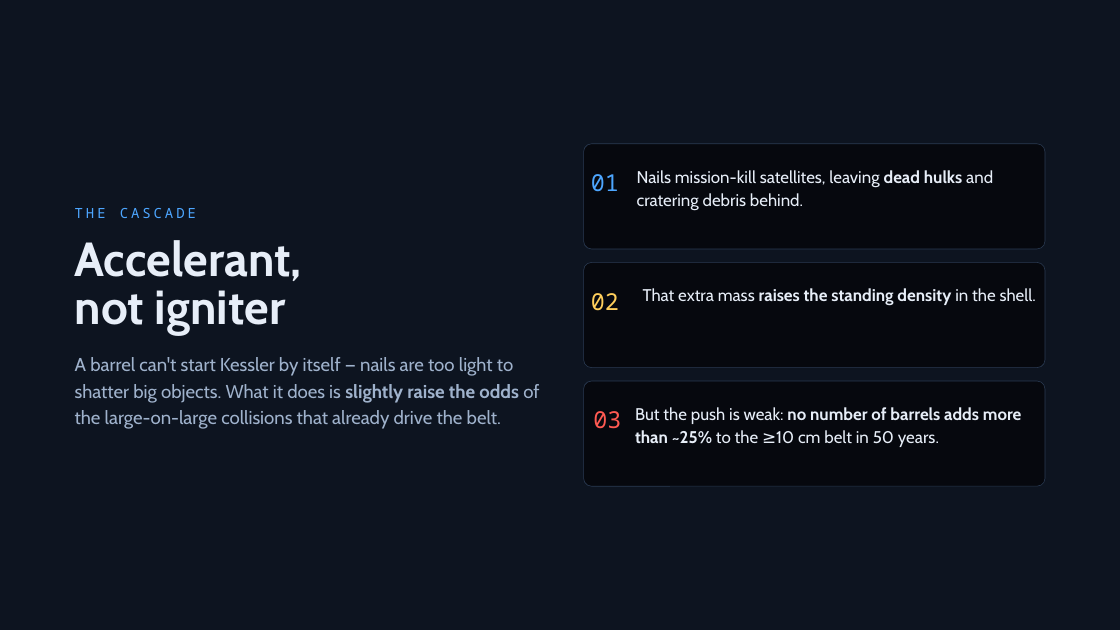
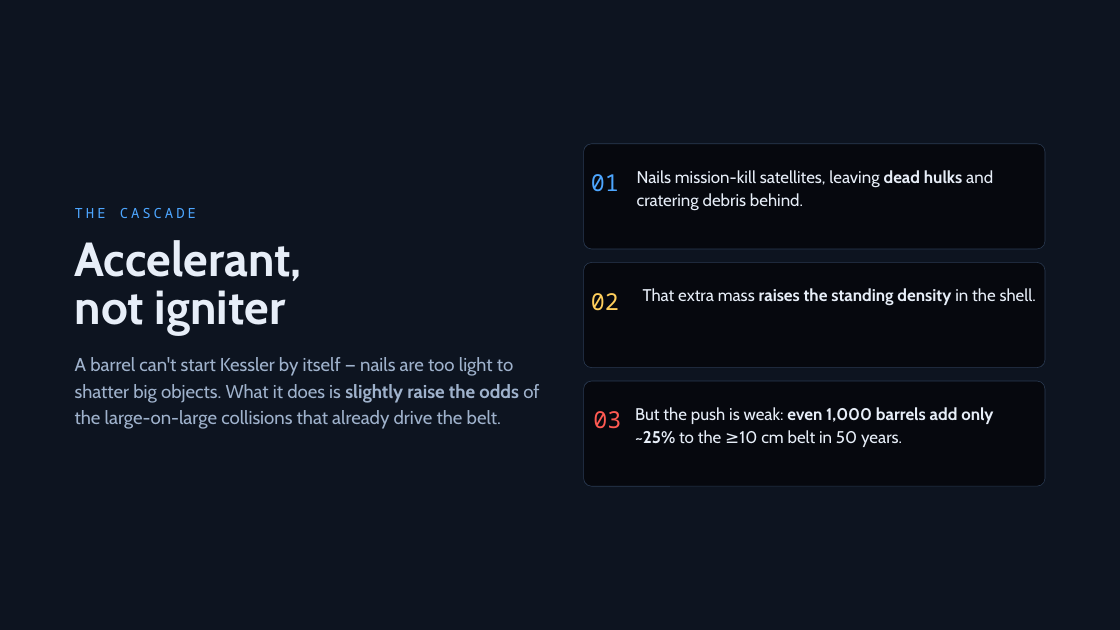
Before and after one commit to TimKadyrov/DebrisCascade, a slide deck: slide 9 of Barrel of Nails — Kessler Study.pptx. Drawn at 1120x630 pixels with LibreOffice and Linux fonts; fonts in the diff are those of the drawing. Boxes give left, top, right and bottom in pixels: in the first picture for what was removed or moved away, otherwise in the second. Text is boxed around its words. In the diff, an @@ line names an element or a change of style, - is before the commit and + after.

```diff
--- a/Barrel of Nails — Kessler Study.pptx
+++ b/Barrel of Nails — Kessler Study.pptx
@@ text at (x1=635, y1=407, x2=993, y2=447): text changed @@
-But the push is weak: no number of barrels adds more than ~25% to the ≥10 cm belt in 50 years.
+But the push is weak: even 1,000 barrels add only ~25% to the ≥10 cm belt in 50 years.
```
Also in this commit, not shown: 12 other slides changed, 23 other files.
